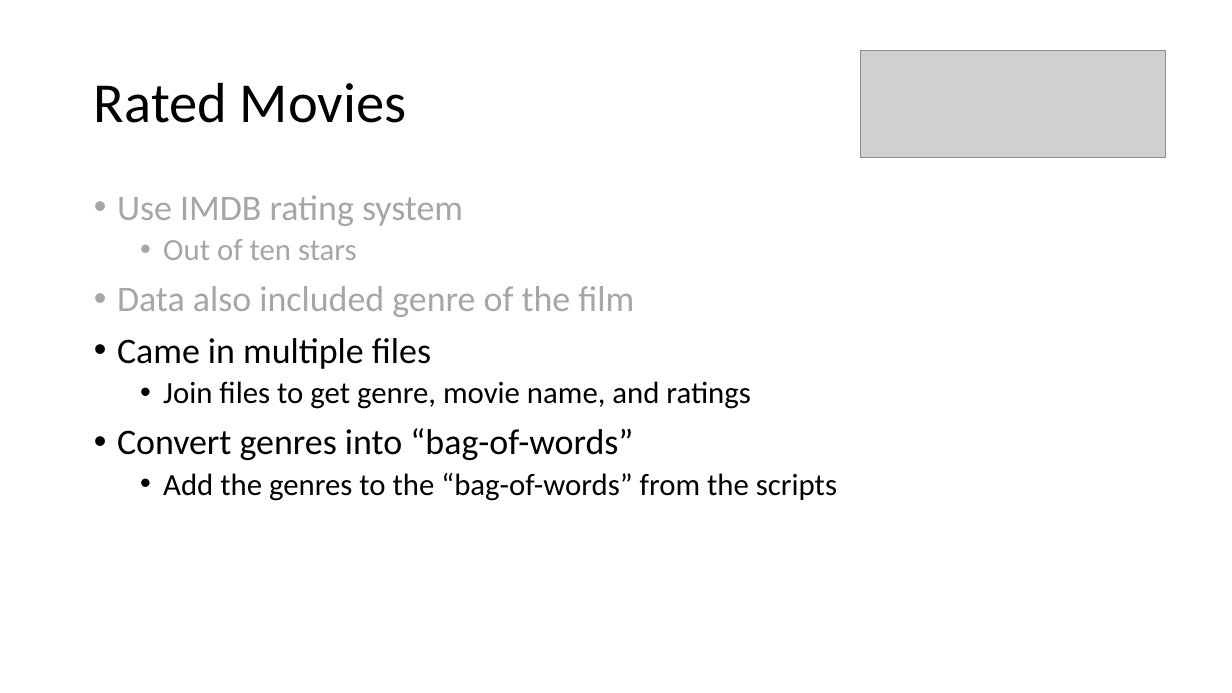
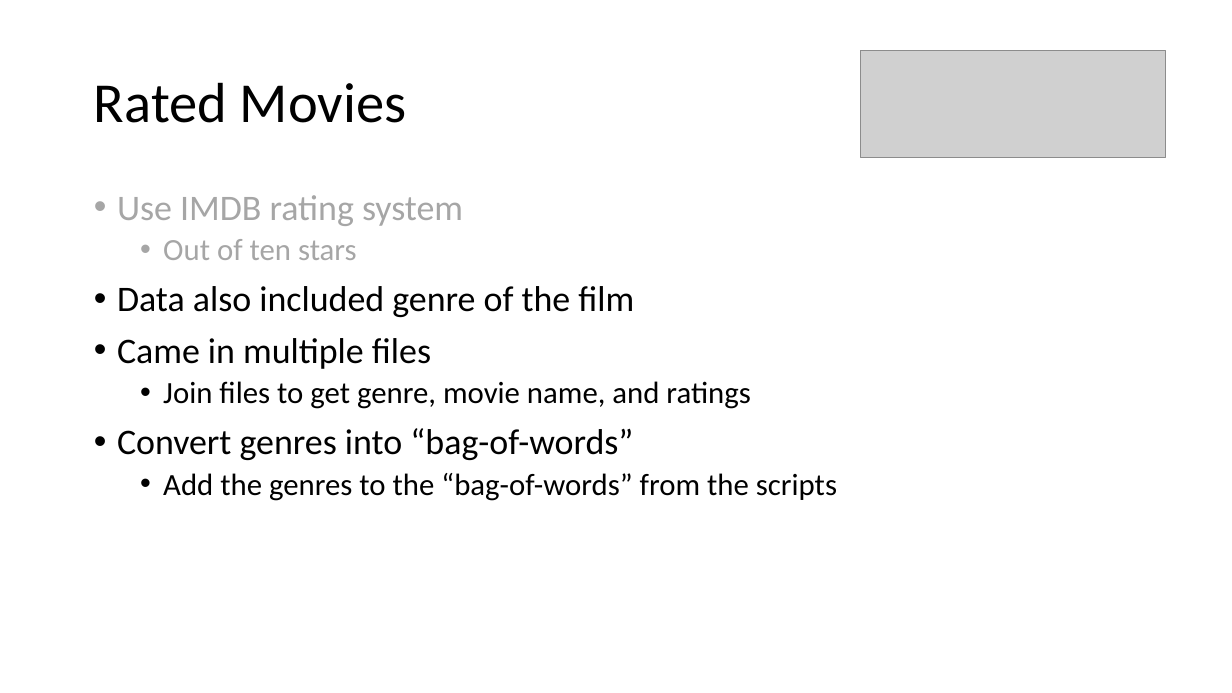
Before and after one commit to cda913/Capstone, a slide deck: slide 9 of AitkinCapstonePresentation.pptx (slide 13 before the commit). Drawn at 1232x693 pixels with LibreOffice and Linux fonts; fonts in the diff are those of the drawing; grey boxes stand for pictures. Boxes give left, top, right and bottom in pixels: in the first picture for what was removed or moved away, otherwise in the second. Text is boxed around its words. In the diff, an @@ line names an element or a change of style, - is before the commit and + after.

```diff
--- a/AitkinCapstonePresentation.pptx
+++ b/AitkinCapstonePresentation.pptx
@@ text at <box>117,286,634,317</box>: text colour #A6A6A6 to #000000 in "Data also included genre of the film" @@
```
Also in this commit, not shown: 1 other slide changed, 3 slides added, 5 slides removed.
